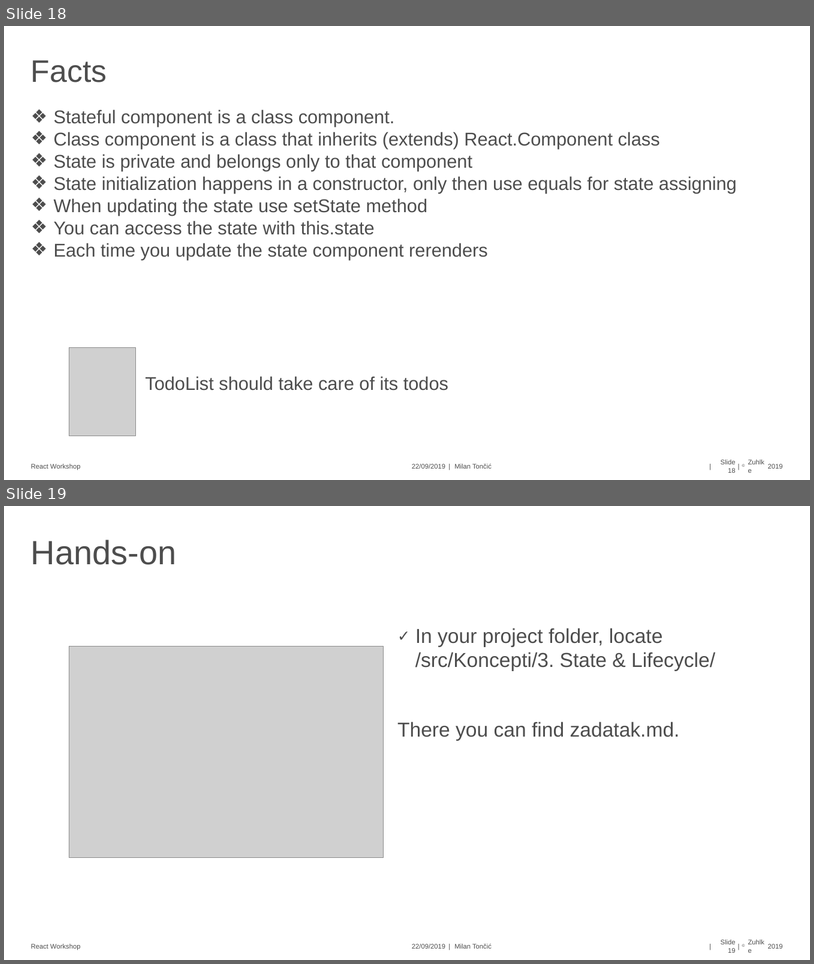
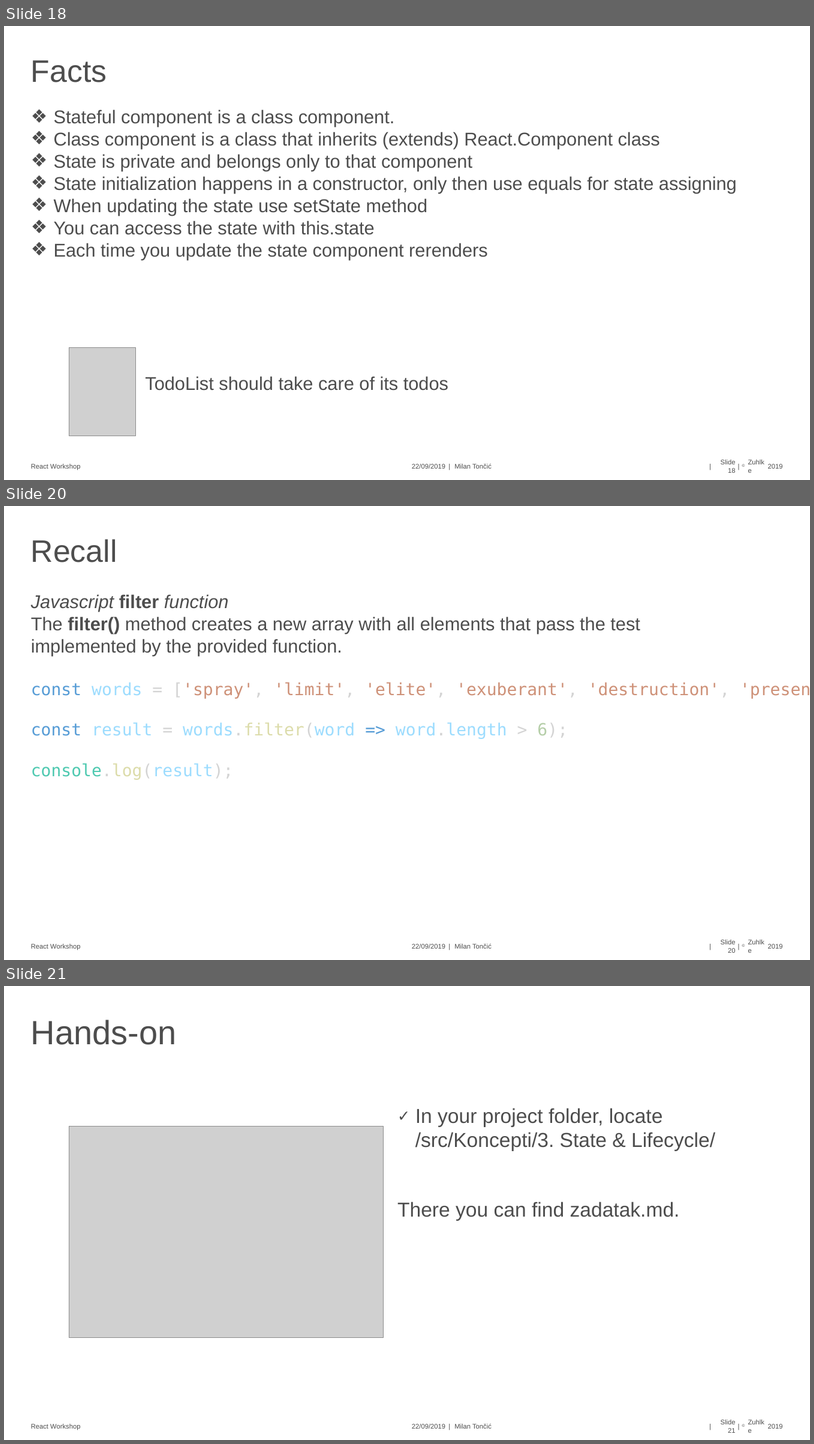
Before and after one commit to mtoncic/React-Workshop-Zuehlke, a slide deck: React-Workshop part1.pptx. Shown one above the other, each under a label of ours: slides 18 and 19 before the commit, slides 18, 20 and 21 after it; the slides between them are not shown. The pictures are 814x964 and 814x1444 pixels, drawn with LibreOffice and Linux fonts; fonts in the diff are those of the drawing; grey boxes stand for pictures. Boxes give left, top, right and bottom in pixels: in the first picture for what was removed or moved away, otherwise in the second. Text is boxed around its words. In the diff, an @@ line names an element or a change of style, - is before the commit and + after.

```diff
--- a/React-Workshop part1.pptx
+++ b/React-Workshop part1.pptx
@@ slide 20 added at box(4, 506, 810, 960), background #FFFFFF; not listed: 10 template elements that a slide beside it also shows @@
@@ title added at box(31, 539, 117, 562), 37 pt, text #4D4D4D @@
+Recall
@@ text added at box(31, 594, 730, 780), 20 pt, text #4D4D4D @@
+Javascript filter function
+The filter() method creates a new array with all elements that pass the test
+implemented by the provided function.
+const words = ['spray', 'limit', 'elite', 'exuberant', 'destruction', 'present'];
+const result = words.filter(word => word.length > 6);
+console.log(result);
@@ what was slide 19 is now slide 21 @@
@@ page number at box(721, 1419, 736, 1432): text changed @@
-Slide 19
+Slide 21
```
Also in this commit, not shown: 1 other slide added, 12 other files.
